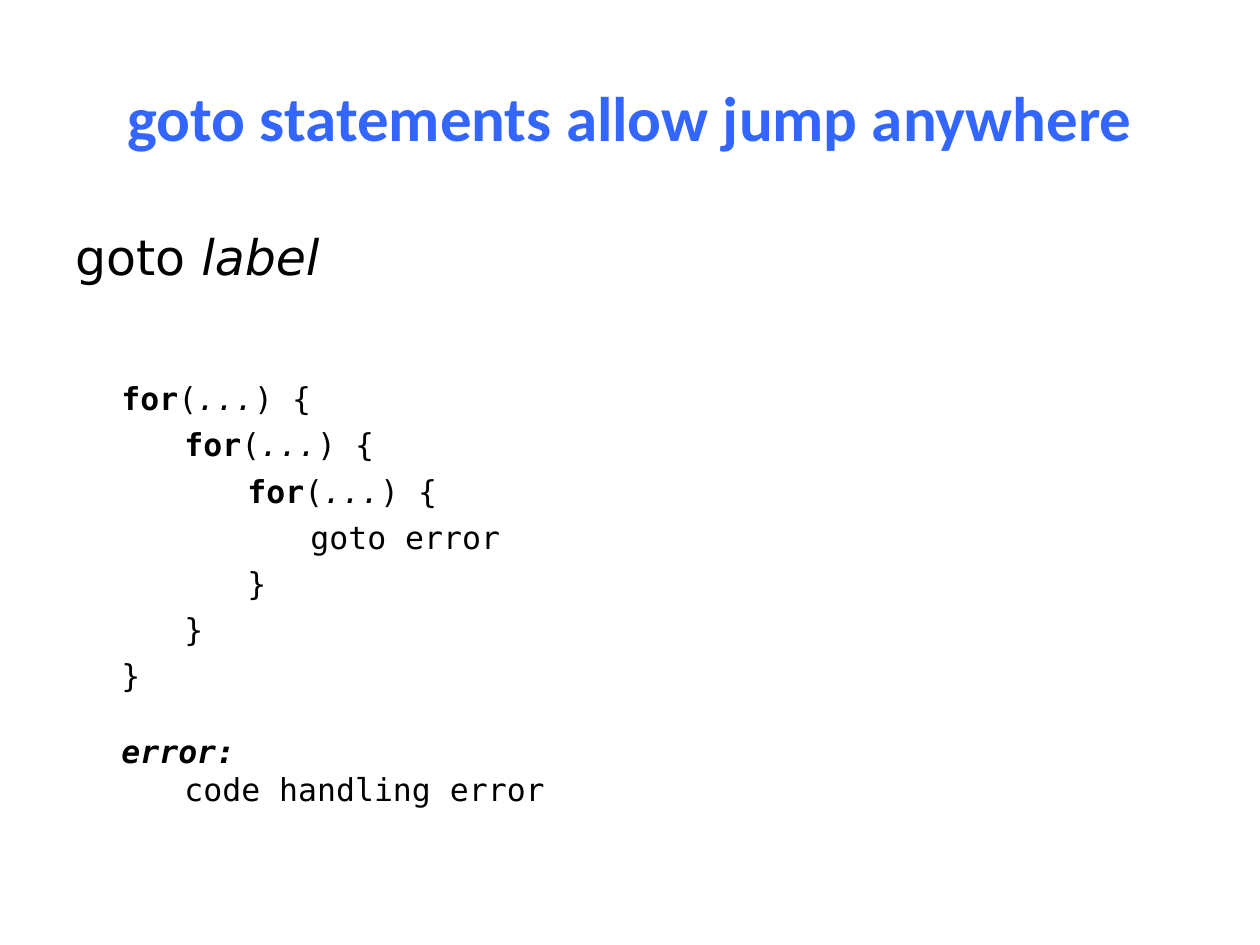
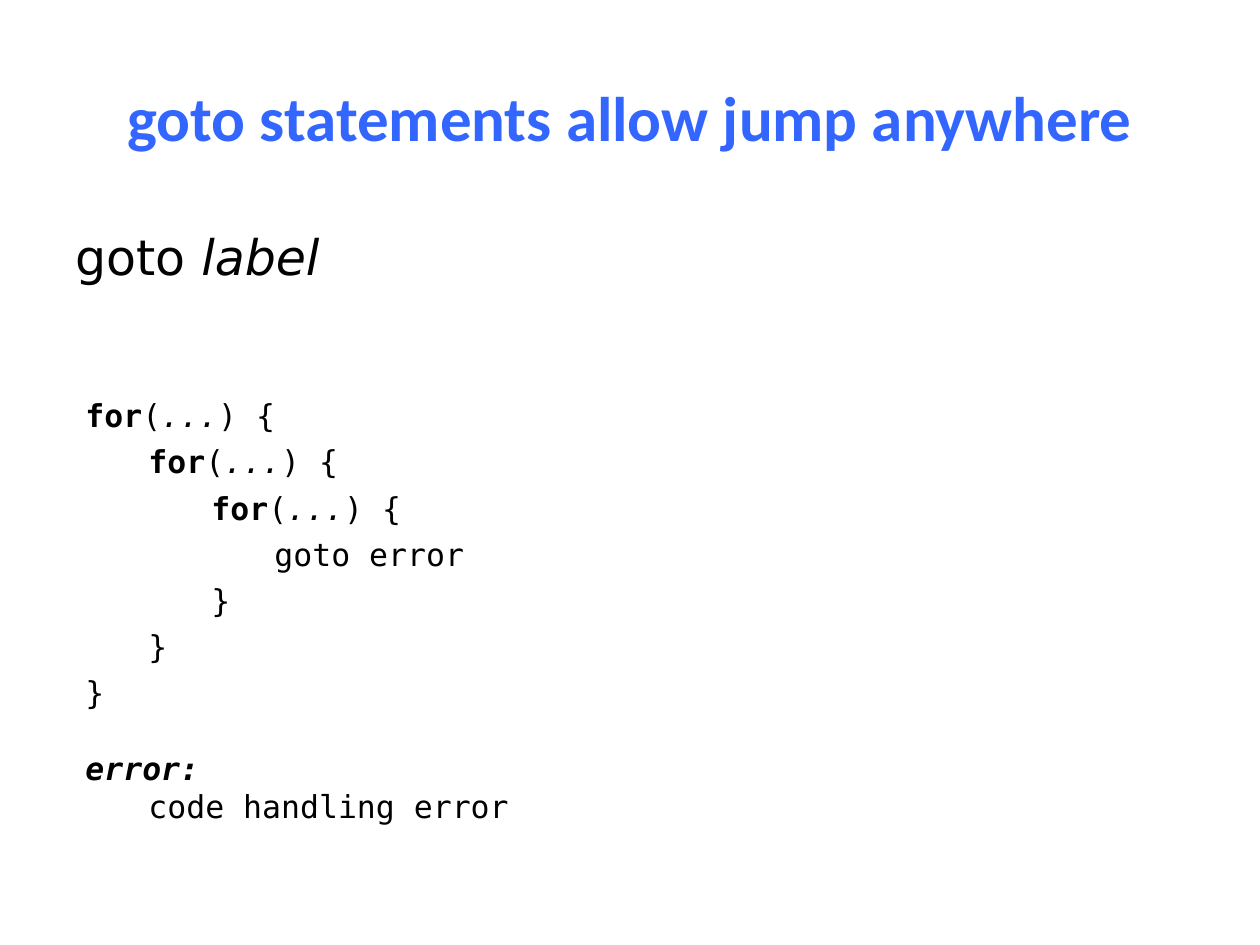
Before and after one commit to NYU-CSO/nyu-cso.github.io, a slide deck: slide 29 of notes/04-C_Basics.pptx (slide 31 before the commit). Drawn at 1260x945 pixels with LibreOffice and Linux fonts; fonts in the diff are those of the drawing. Boxes give left, top, right and bottom in pixels: in the first picture for what was removed or moved away, otherwise in the second. Text is boxed around its words. In the diff, an @@ line names an element or a change of style, - is before the commit and + after.

```diff
--- a/notes/04-C_Basics.pptx
+++ b/notes/04-C_Basics.pptx
@@ text "for(...) {": place and size @@
-text "for(...) {" at [121,386,545,808]
+text "for(...) {" at [85,403,509,825]
```
Also in this commit, not shown: 27 other slides changed, 2 slides added, 3 slides removed, 2 other files.
